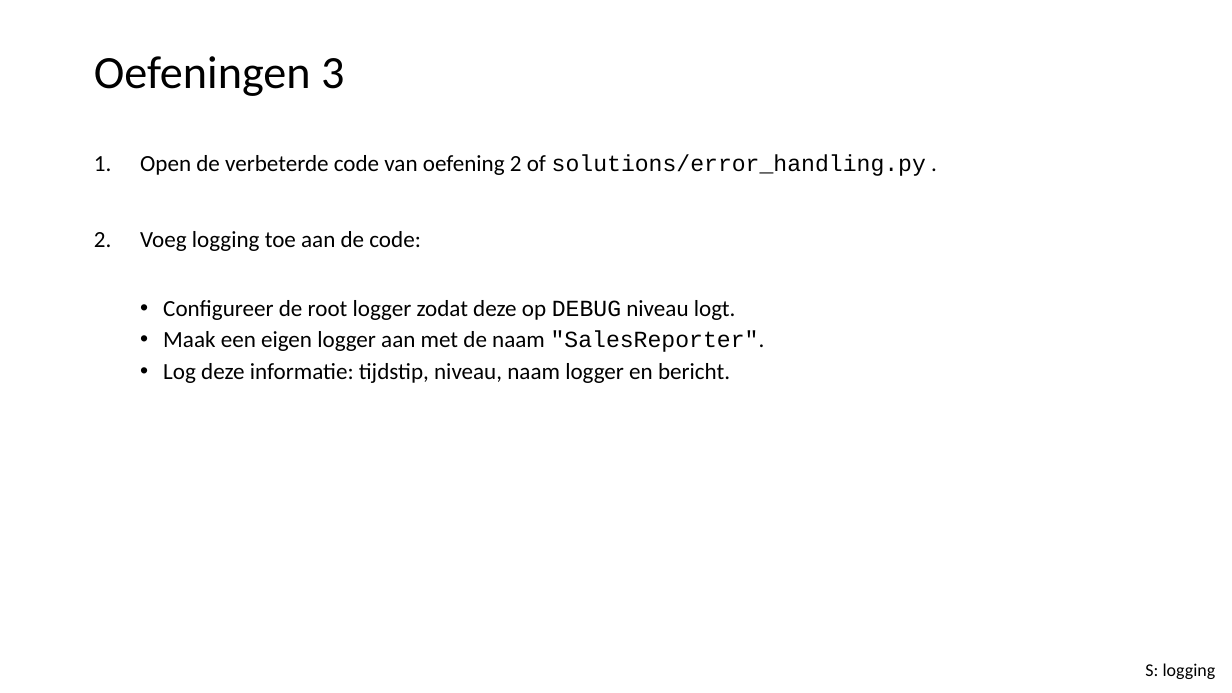
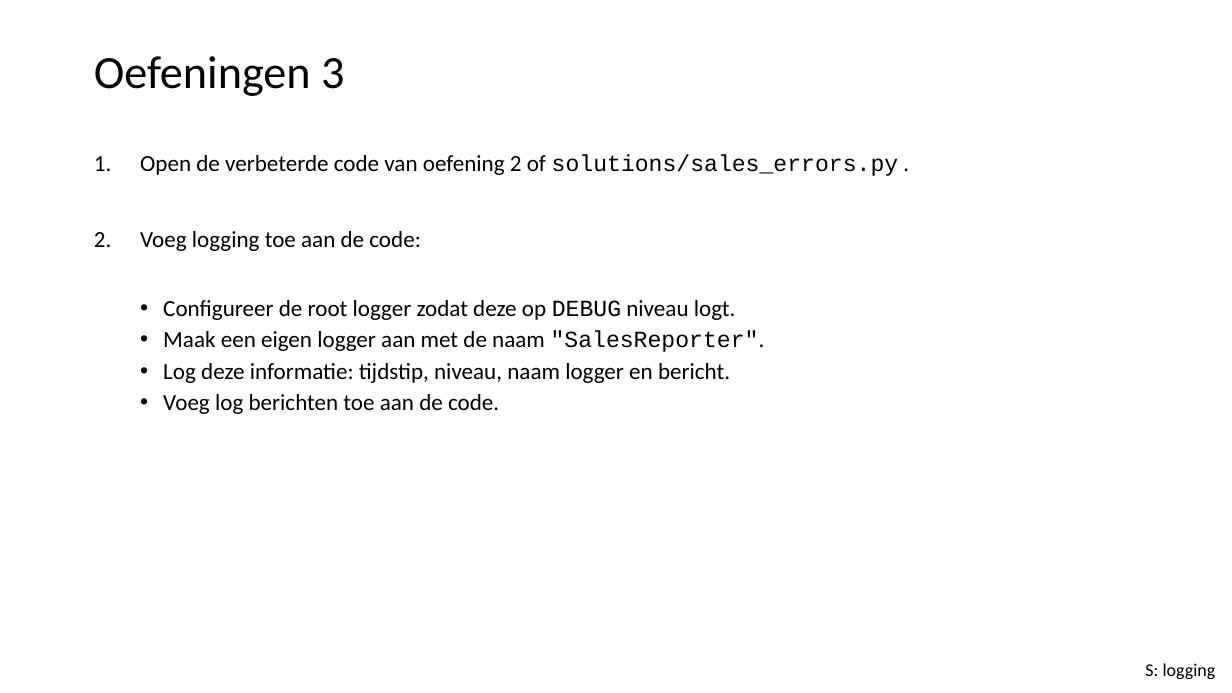
Before and after one commit to LFKoning/python-cursus, a slide deck: slide 45 of 3_production_code/3_production_code.pptx (slide 46 before the commit). Drawn at 1232x693 pixels with LibreOffice and Linux fonts; fonts in the diff are those of the drawing. Boxes give left, top, right and bottom in pixels: in the first picture for what was removed or moved away, otherwise in the second. Text is boxed around its words. In the diff, an @@ line names an element or a change of style, - is before the commit and + after.

```diff
--- a/3_production_code/3_production_code.pptx
+++ b/3_production_code/3_production_code.pptx
@@ text at <box>140,155,899,176</box>: text changed @@
-1. Open de verbeterde code van oefening 2 of solutions/error_handling.py .
+1. Open de verbeterde code van oefening 2 of solutions/sales_errors.py .
@@ text at <box>163,394,499,414</box>: paragraph added @@
+  • Voeg log berichten toe aan de code.
```
Also in this commit, not shown: 3 other slides changed, 1 slide removed, 3 other files.
